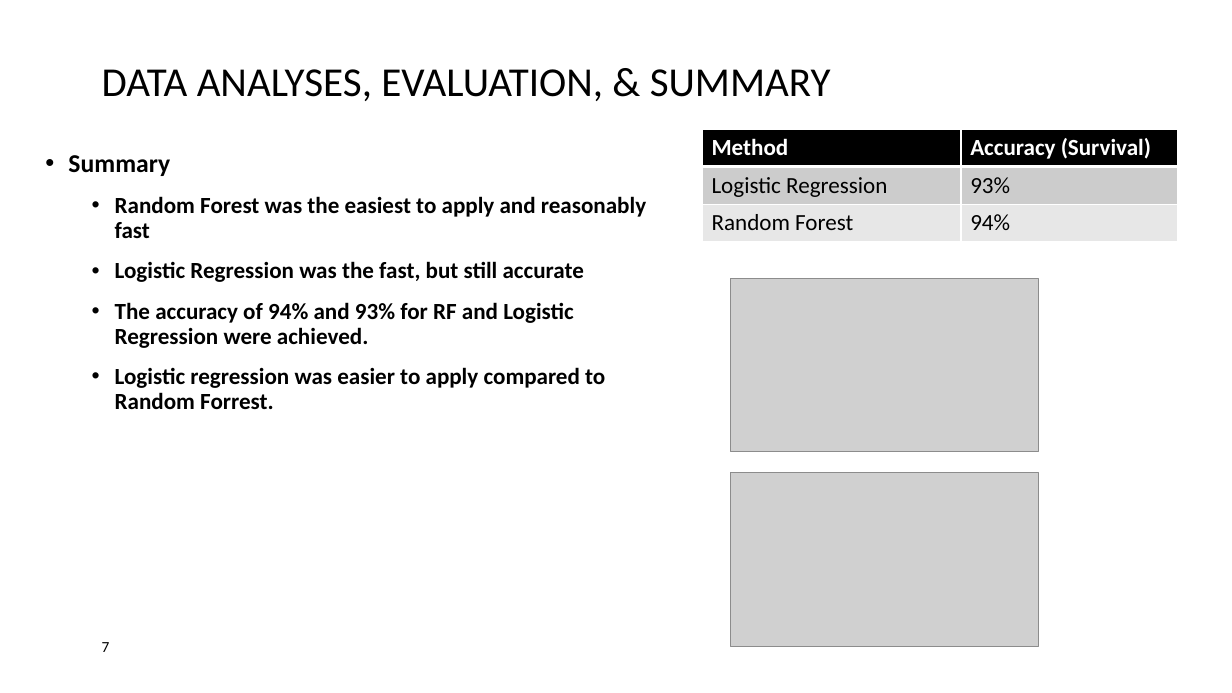
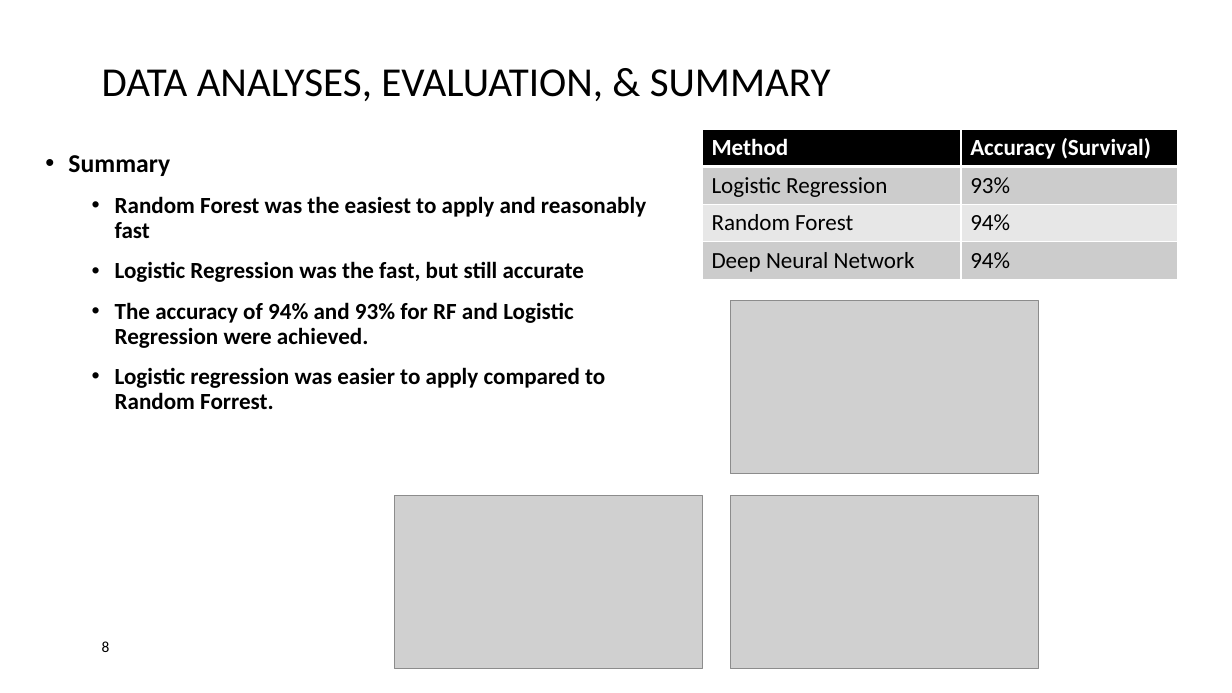
Before and after one commit to koohpi/DATA606_Fianl_Project, a slide deck: slide 8 of Survival Rate prediction in Breast Cancer-Koohyar-V02.pptx (slide 7 before the commit). Drawn at 1232x693 pixels with LibreOffice and Linux fonts; fonts in the diff are those of the drawing; grey boxes stand for pictures; background and template pictures are left out. Boxes give left, top, right and bottom in pixels: in the first picture for what was removed or moved away, otherwise in the second. Text is boxed around its words. In the diff, an @@ line names an element or a change of style, - is before the commit and + after.

```diff
--- a/Survival Rate prediction in Breast Cancer-Koohyar-V02.pptx
+++ b/Survival Rate prediction in Breast Cancer-Koohyar-V02.pptx
@@ table at (702, 129, 1177, 279) @@
+row 4: Deep Neural Network | 94%
@@ picture: place and size @@
-picture at (730, 278, 1038, 452)
+picture at (730, 300, 1038, 474)
@@ picture added at (395, 495, 702, 669) @@
@@ picture: place and size @@
-picture at (730, 473, 1038, 647)
+picture at (730, 495, 1038, 669)
@@ page number at (102, 641, 110, 652): text changed @@
-7
+8
```
Also in this commit, not shown: 4 other slides changed, 1 slide added, 2 other files.
